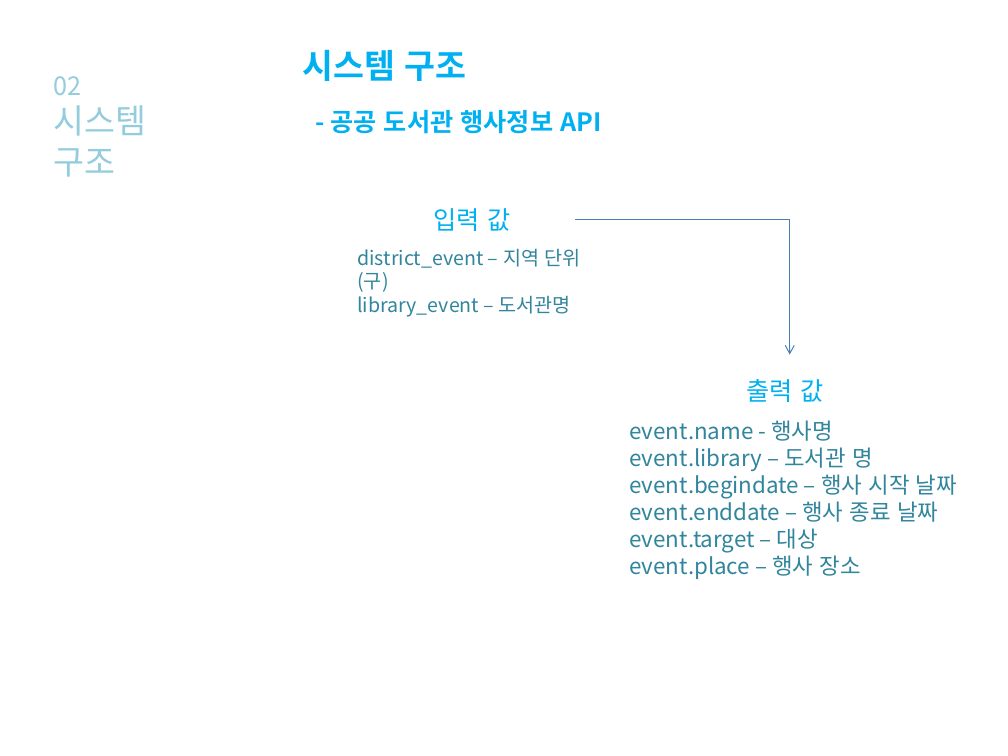
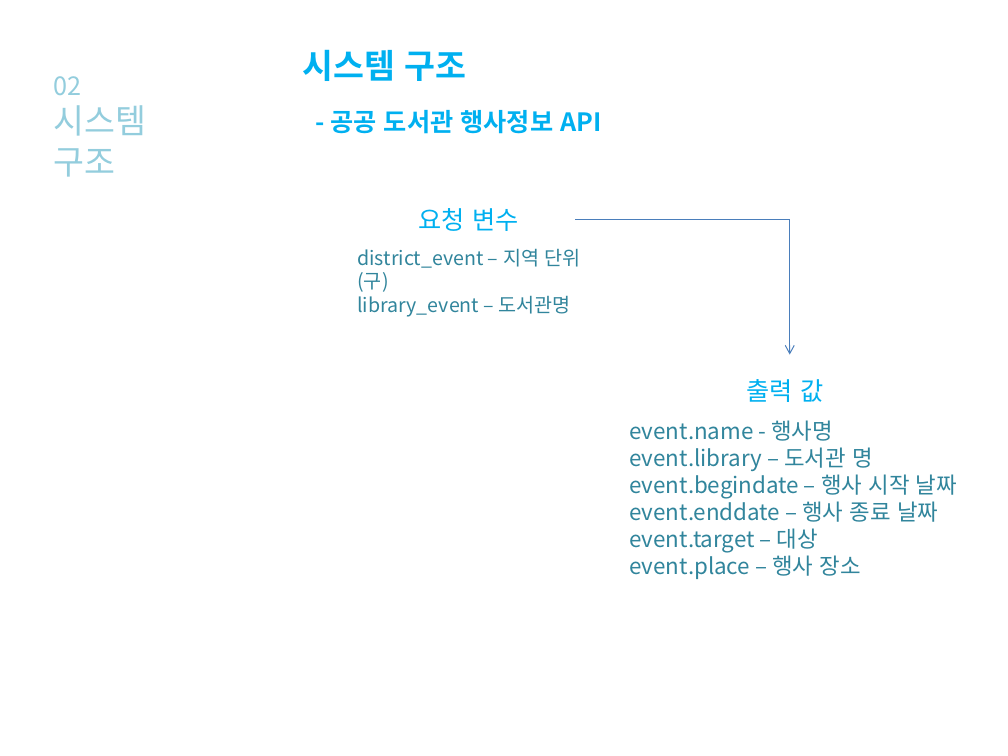
Before and after one commit to KimMinYoeng/WebServiceComputing_TermProject, a slide deck: slide 10 of 웹서비스 발표 자료.pptx. Drawn at 1008x756 pixels with LibreOffice and Linux fonts; fonts in the diff are those of the drawing; background and template pictures are left out. Boxes give left, top, right and bottom in pixels: in the first picture for what was removed or moved away, otherwise in the second. Text is boxed around its words. In the diff, an @@ line names an element or a change of style, - is before the commit and + after.

```diff
--- a/웹서비스 발표 자료.pptx
+++ b/웹서비스 발표 자료.pptx
@@ text at (419, 208, 518, 231): text changed @@
-입력 값
+요청 변수
```
Also in this commit, not shown: 3 other slides changed, 4 slides added.
